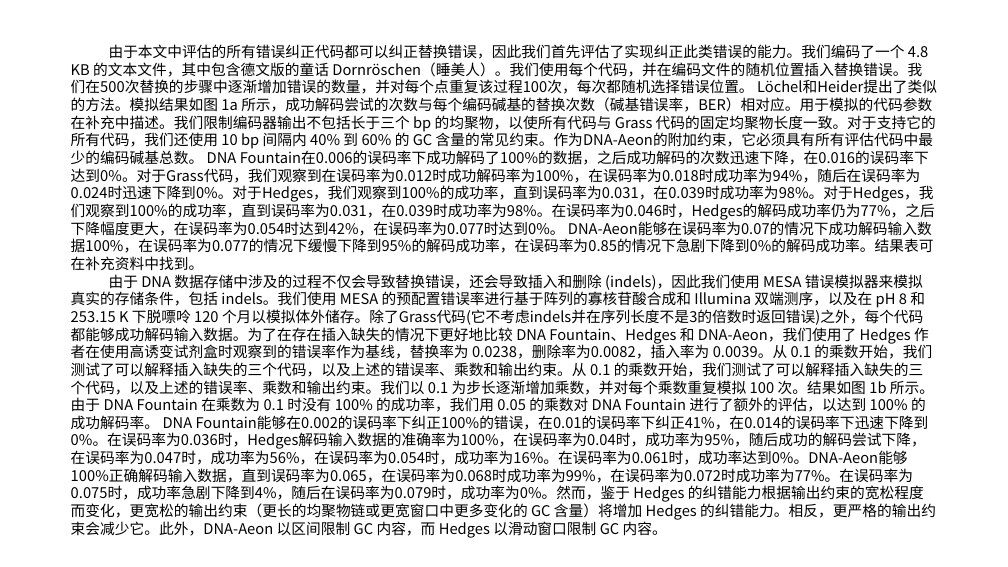
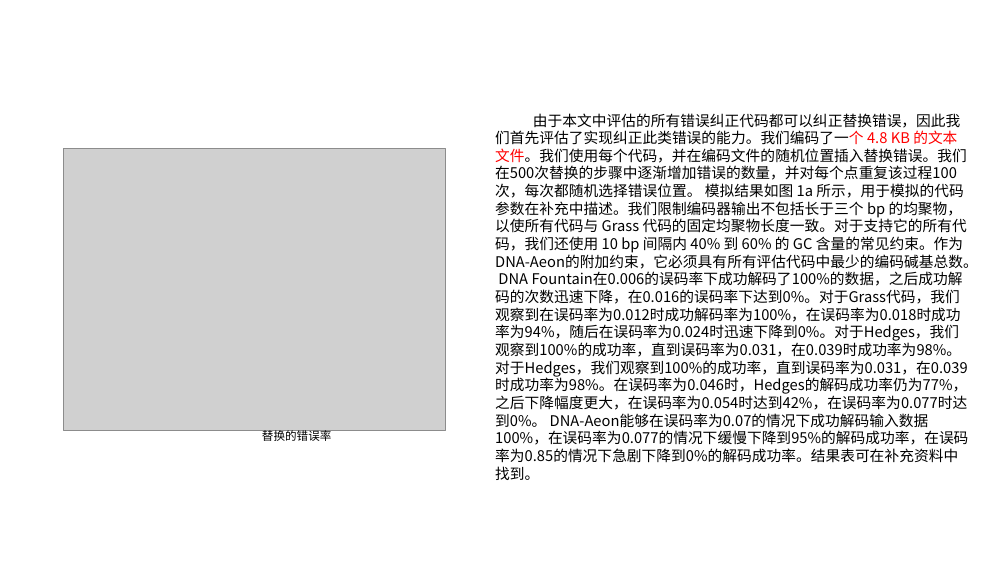
Before and after one commit to Dengminggg/DNA-Storage, a slide deck: slide 5 of DNA-Aeon/DNA-Aeon 为 DNA 存储中的约束遵守和纠错提供灵活的算术编码.pptx. Drawn at 1008x567 pixels with LibreOffice and Linux fonts; fonts in the diff are those of the drawing; grey boxes stand for pictures. Boxes give left, top, right and bottom in pixels: in the first picture for what was removed or moved away, otherwise in the second. Text is boxed around its words. In the diff, an @@ line names an element or a change of style, - is before the commit and + after.

```diff
--- a/DNA-Aeon/DNA-Aeon 为 DNA 存储中的约束遵守和纠错提供灵活的算术编码.pptx
+++ b/DNA-Aeon/DNA-Aeon 为 DNA 存储中的约束遵守和纠错提供灵活的算术编码.pptx
@@ text at [495,113,978,480]: text changed @@
-由于本文中评估的所有错误纠正代码都可以纠正替换错误，因此我们首先评估了实现纠正此类错误的能力。我们编码了一个 4.8 KB 的文本文件，其中包含德文版的童话 Dornröschen（睡美人）。我们使用每个代码，并在编码文件的随机位置插入替换错误。我们在500次替换的步骤中逐渐增加错误的数量，并对每个点重复该过程100次，每次都随机选择错误位置。 Löchel和Heider提出了类似的方法。模拟结果如图 1a 所示，成功解码尝试的次数与每个编码碱基的替换次数（碱基错误率，BER）相对应。用于模拟的代码参数在补充中描述。我们限制编码器输出不包括长于三个 bp 的均聚物，以使所有代码与 Grass 代码的固定均聚物长度一致。对于支持它的所有代码，我们还使用 10 bp 间隔内 40% 到 60% 的 GC 含量的常见约束。作为DNA-Aeon的附加约束，它必须具有所有评估代码中最少的编码碱基总数。 DNA Fountain在0.006的误码率下成功解码了100%的数据，之后成功解码的次数迅速下降，在0.016的误码率下达到0%。对于Grass代码，我们观察到在误码率为0.012时成功解码率为100%，在误码率为0.018时成功率为94%，随后在误码率为0.024时迅速下降到0%。对于Hedges，我们观察到100%的成功率，直到误码率为0.031，在0.039时成功率为98%。对于Hedges，我们观察到100%的成功率，直到误码率为0.031，在0.039时成功率为98%。在误码率为0.046时，Hedges的解码成功率仍为77%，之后下降幅度更大，在误码率为0.054时达到42%，在误码率为0.077时达到0%。 DNA-Aeon能够在误码率为0.07的情况下成功解码输入数据100%，在误码率为0.077的情况下缓慢下降到95%的解码成功率，在误码率为0.85的情况下急剧下降到0%的解码成功率。结果表可在补充资料中找到。
-由于 DNA 数据存储中涉及的过程不仅会导致替换错误，还会导致插入和删除 (indels)，因此我们使用 MESA 错误模拟器来模拟真实的存储条件，包括 indels。我们使用 MESA 的预配置错误率进行基于阵列的寡核苷酸合成和 Illumina 双端测序，以及在 pH 8 和 253.15 K 下脱嘌呤 120 个月以模拟体外储存。除了Grass代码(它不考虑indels并在序列长度不是3的倍数时返回错误)之外，每个代码都能够成功解码输入数据。为了在存在插入缺失的情况下更好地比较 DNA Fountain、Hedges 和 DNA-Aeon，我们使用了 Hedges 作者在使用高诱变试剂盒时观察到的错误率作为基线，替换率为 0.0238，删除率为0.0082，插入率为 0.0039。从 0.1 的乘数开始，我们测试了可以解释插入缺失的三个代码，以及上述的错误率、乘数和输出约束。从 0.1 的乘数开始，我们测试了可以解释插入缺失的三个代码，以及上述的错误率、乘数和输出约束。我们以 0.1 为步长逐渐增加乘数，并对每个乘数重复模拟 100 次。结果如图 1b 所示。由于 DNA Fountain 在乘数为 0.1 时没有 100% 的成功率，我们用 0.05 的乘数对 DNA Fountain 进行了额外的评估，以达到 100% 的成功解码率。 DNA Fountain能够在0.002的误码率下纠正100%的错误，在0.01的误码率下纠正41%，在0.014的误码率下迅速下降到0%。在误码率为0.036时，Hedges解码输入数据的准确率为100%，在误码率为0.04时，成功率为95%，随后成功的解码尝试下降，在误码率为0.047时，成功率为56%，在误码率为0.054时，成功率为16%。在误码率为0.061时，成功率达到0%。DNA-Aeon能够100%正确解码输入数据，直到误码率为0.065，在误码率为0.068时成功率为99%，在误码率为0.072时成功率为77%。在误码率为0.075时，成功率急剧下降到4%，随后在误码率为0.079时，成功率为0%。然而，鉴于 Hedges 的纠错能力根据输出约束的宽松程度而变化，更宽松的输出约束（更长的均聚物链或更宽窗口中更多变化的 GC 含量）将增加 Hedges 的纠错能力。相反，更严格的输出约束会减少它。此外，DNA-Aeon 以区间限制 GC 内容，而 Hedges 以滑动窗口限制 GC 内容。
+由于本文中评估的所有错误纠正代码都可以纠正替换错误，因此我们首先评估了实现纠正此类错误的能力。我们编码了一个 4.8 KB 的文本文件。我们使用每个代码，并在编码文件的随机位置插入替换错误。我们在500次替换的步骤中逐渐增加错误的数量，并对每个点重复该过程100次，每次都随机选择错误位置。 模拟结果如图 1a 所示，用于模拟的代码参数在补充中描述。我们限制编码器输出不包括长于三个 bp 的均聚物，以使所有代码与 Grass 代码的固定均聚物长度一致。对于支持它的所有代码，我们还使用 10 bp 间隔内 40% 到 60% 的 GC 含量的常见约束。作为DNA-Aeon的附加约束，它必须具有所有评估代码中最少的编码碱基总数。 DNA Fountain在0.006的误码率下成功解码了100%的数据，之后成功解码的次数迅速下降，在0.016的误码率下达到0%。对于Grass代码，我们观察到在误码率为0.012时成功解码率为100%，在误码率为0.018时成功率为94%，随后在误码率为0.024时迅速下降到0%。对于Hedges，我们观察到100%的成功率，直到误码率为0.031，在0.039时成功率为98%。对于Hedges，我们观察到100%的成功率，直到误码率为0.031，在0.039时成功率为98%。在误码率为0.046时，Hedges的解码成功率仍为77%，之后下降幅度更大，在误码率为0.054时达到42%，在误码率为0.077时达到0%。 DNA-Aeon能够在误码率为0.07的情况下成功解码输入数据100%，在误码率为0.077的情况下缓慢下降到95%的解码成功率，在误码率为0.85的情况下急剧下降到0%的解码成功率。结果表可在补充资料中找到。
@@ picture added at [64,149,446,431] @@
@@ text added at [262,430,331,445], 11 pt, text #000000 @@
+替换的错误率
```
Also in this commit, not shown: 13 other slides changed, 1 slide added, 1 other file.
